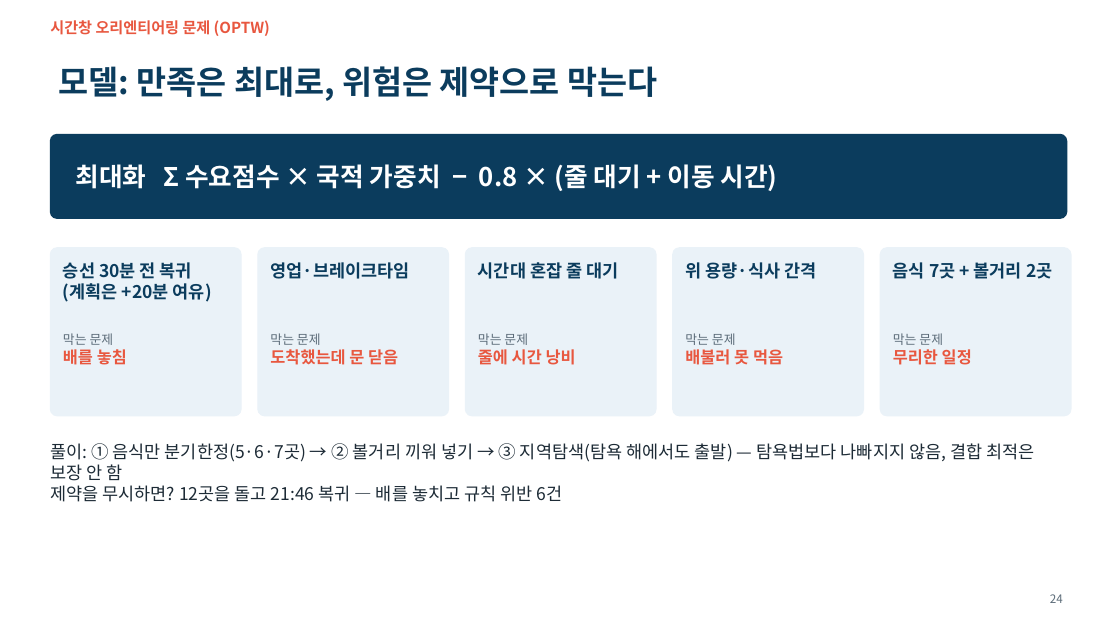
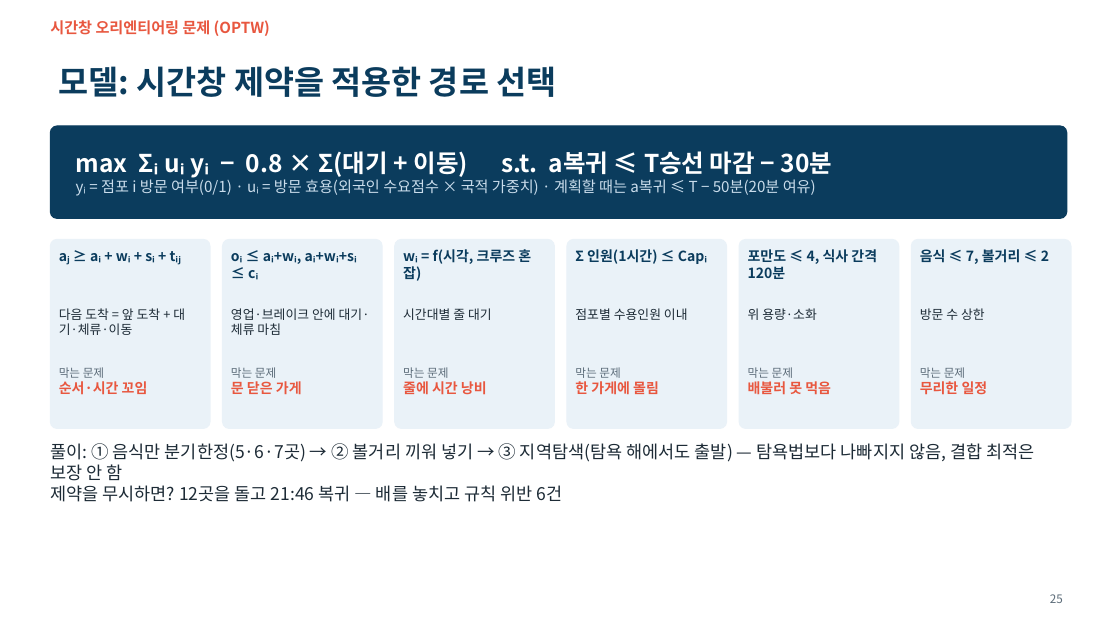
Before and after one commit to ddayoung03/busan-cruise-unpassing, a slide deck: slide 25 of 05_문서/3주차_발표자료.pptx (slide 24 before the commit). Drawn at 1120x630 pixels with LibreOffice and Linux fonts; fonts in the diff are those of the drawing. Boxes give left, top, right and bottom in pixels: in the first picture for what was removed or moved away, otherwise in the second. Text is boxed around its words. In the diff, an @@ line names an element or a change of style, - is before the commit and + after.

```diff
--- a/05_문서/3주차_발표자료.pptx
+++ b/05_문서/3주차_발표자료.pptx
@@ title at (59,66,556,97): text changed @@
-모델: 만족은 최대로, 위험은 제약으로 막는다
+모델: 시간창 제약을 적용한 경로 선택
@@ rounded rectangle: place and size @@
-rounded rectangle at (50,134,1067,218)
+rounded rectangle at (50,126,1067,218)
@@ text at (76,151,832,195): text changed; size 22 to 13 pt; text colour #FFFFFF to #C9DCEB; bold off @@
-최대화 Σ 수요점수 × 국적 가중치 − 0.8 × (줄 대기 + 이동 시간)
+max Σᵢ uᵢ yᵢ − 0.8 × Σ(대기 + 이동) s.t. a복귀 ≤ T승선 마감 − 30분
+yᵢ = 점포 i 방문 여부(0/1) · uᵢ = 방문 효용(외국인 수요점수 × 국적 가중치) · 계획할 때는 a복귀 ≤ T − 50분(20분 여유)
@@ rounded rectangle: place and size @@
-rounded rectangle at (50,248,241,416)
+rounded rectangle at (50,239,210,429)
@@ rounded rectangle: place and size @@
-rounded rectangle at (258,248,449,416)
+rounded rectangle at (223,239,382,429)
@@ rounded rectangle added at (395,239,555,429), fill #EAF2F8, outline #EAF2F8 1 pt @@
@@ proportions changed in 6 elements at (50,126,1067,218), (50,239,210,429), (912,239,1071,429), (223,239,382,429), (739,239,899,429), (567,239,727,429) @@
@@ rounded rectangle: place and size @@
-rounded rectangle at (465,248,656,416)
+rounded rectangle at (567,239,727,429)
@@ rounded rectangle: place and size @@
-rounded rectangle at (673,248,864,416)
+rounded rectangle at (739,239,899,429)
@@ rounded rectangle: place and size @@
-rounded rectangle at (881,248,1071,416)
+rounded rectangle at (912,239,1071,429)
@@ text added at (59,248,202,307), 12 pt, text #0B3C5D, bold @@
+aⱼ ≥ aᵢ + wᵢ + sᵢ + tᵢⱼ
@@ text removed at (63,262,212,302) @@
-승선 30분 전 복귀 (계획은 +20분 여유)
@@ text added at (403,249,531,281), 12 pt, text #0B3C5D, bold @@
+wᵢ = f(시각, 크루즈 혼잡)
@@ text added at (575,249,707,264), 12 pt, text #0B3C5D, bold @@
+Σ 인원(1시간) ≤ Capᵢ
@@ text at (748,249,877,279): text changed; size 15 to 12 pt @@
-위 용량·식사 간격
+포만도 ≤ 4, 식사 간격 120분
@@ text at (920,249,1049,264): text changed; size 15 to 12 pt @@
-음식 7곳 + 볼거리 2곳
+음식 ≤ 7, 볼거리 ≤ 2
@@ text added at (248,270,258,280), 12 pt, text #0B3C5D, bold @@
+oᵢ ≤ aᵢ+wᵢ, aᵢ+wᵢ+sᵢ ≤ cᵢ
@@ text added at (59,308,185,335), 11 pt, text #1D2B36 @@
+다음 도착 = 앞 도착 + 대기·체류·이동
@@ text at (231,308,370,335): text changed; size 15 to 11 pt; text colour #0B3C5D to #1D2B36; bold off @@
-영업·브레이크타임
+영업·브레이크 안에 대기·체류 마침
@@ text at (403,308,492,320): text changed; size 15 to 11 pt; text colour #0B3C5D to #1D2B36; bold off @@
-시간대 혼잡 줄 대기
+시간대별 줄 대기
@@ text added at (575,308,688,320), 11 pt, text #1D2B36 @@
+점포별 수용인원 이내
@@ text added at (748,308,817,320), 11 pt, text #1D2B36 @@
+위 용량·소화
@@ text added at (920,308,985,320), 11 pt, text #1D2B36 @@
+방문 수 상한
@@ text at (59,367,148,395): text changed; size 11 to 12 pt; text colour #5B6B78 to #E8573F; bold on @@
-막는 문제
-배를 놓침
+막는 문제
+순서·시간 꼬임
@@ text at (231,367,302,395): text changed; size 14 to 12 pt @@
-막는 문제
-도착했는데 문 닫음
+막는 문제
+문 닫은 가게
@@ text "막는 문제 줄에 시간 낭비": place and size @@
-text "막는 문제 줄에 시간 낭비" at (478,333,576,365)
+text "막는 문제 줄에 시간 낭비" at (403,367,487,395)
@@ text "막는 문제 줄에 시간 낭비" at (403,367,487,395): size 11 to 10 pt in "막는 문제"; size 14 to 12 pt in "줄에 시간 낭비" @@
@@ text added at (575,367,659,395), 12 pt, text #E8573F, bold @@
+막는 문제
+한 가게에 몰림
@@ text "막는 문제 배불러 못 먹음": place and size @@
-text "막는 문제 배불러 못 먹음" at (685,333,783,365)
+text "막는 문제 배불러 못 먹음" at (748,367,831,395)
@@ text "막는 문제 배불러 못 먹음" at (748,367,831,395): size 11 to 10 pt in "막는 문제"; size 14 to 12 pt in "배불러 못 먹음" @@
@@ text "막는 문제 무리한 일정": place and size @@
-text "막는 문제 무리한 일정" at (893,333,972,365)
+text "막는 문제 무리한 일정" at (920,367,988,395)
@@ text "막는 문제 무리한 일정" at (920,367,988,395): size 11 to 10 pt in "막는 문제"; size 14 to 12 pt in "무리한 일정" @@
@@ page number at (1050,594,1063,603): text changed @@
-24
+25
```
Also in this commit, not shown: 10 other slides changed, 4 slides added, 37 other files.
